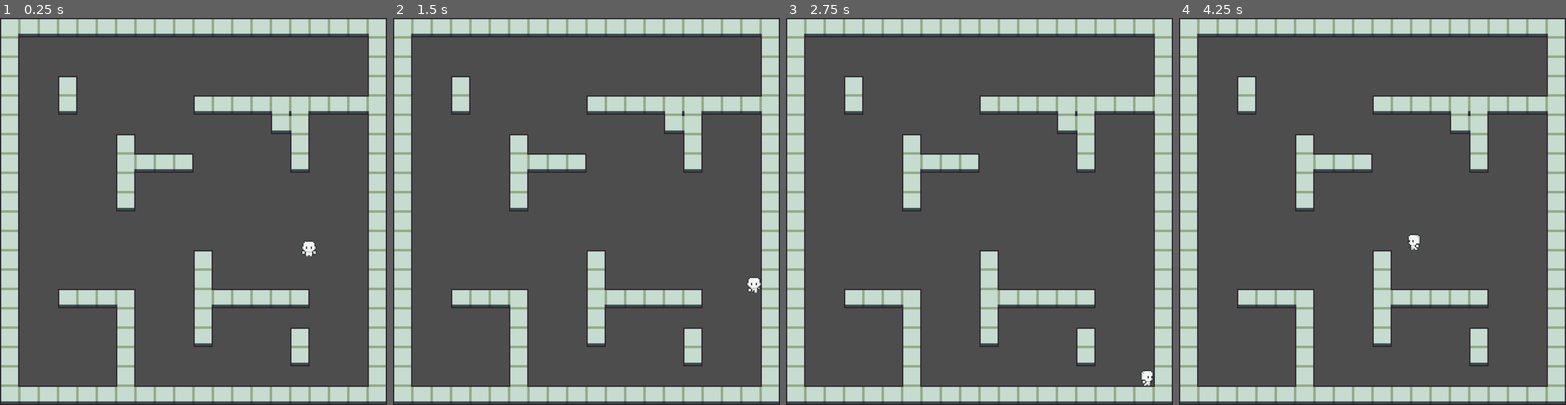
Above: before the commit, frames 1-4 (left to right).
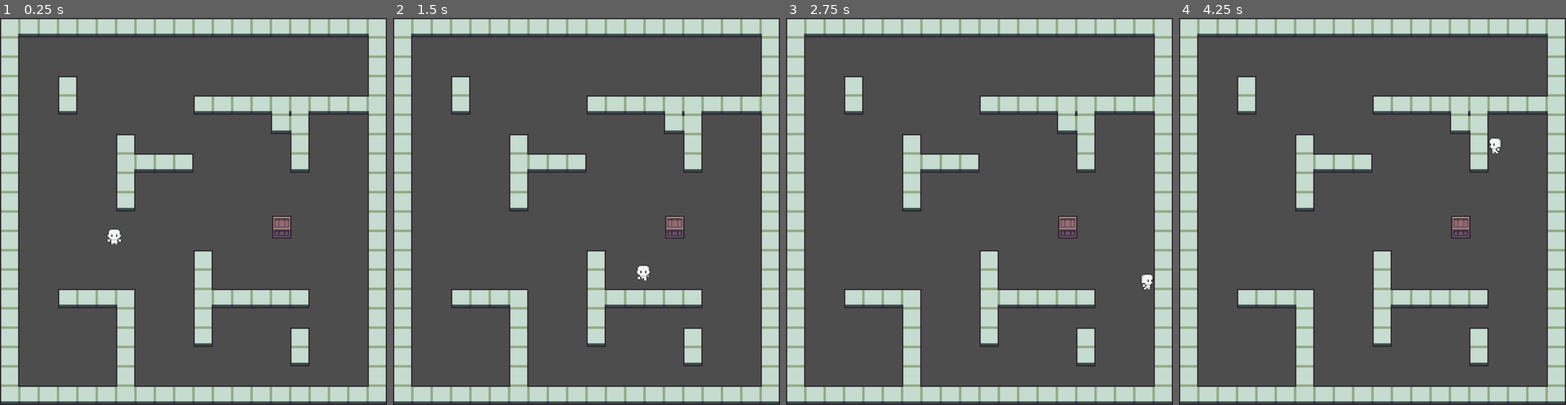
Above: after the commit, the same moments.

Repository: brunobmello25/godot-sokoban
Game: Godot game, scene res://levels/test_level.tscn
Two runs of this game, one before a commit and one after it. Both use one fixed random seed, a clock stepped at 60 frames per second and the inputs below.
Inputs:
- Up to frame 1 (0.25 s): no input
- Up to frame 2 (1.5 s): hold D (move_right) 0.53-1.28 s; hold S (move_down) from 1.28 s (still down)
- Up to frame 3 (2.75 s): release S (move_down) at 2.03 s; hold D (move_right) from 2.03 s (still down)
- Up to frame 4 (4.25 s): release D (move_right) at 2.78 s; hold W (move_up) 2.78-3.53 s; hold A (move_left) from 3.53 s (still down)

The runs differ from the first frame. In frame 1, 0.5% of the frame differs, in the area x 27-82%, y 51-62%; in frame 2, 0.5%; in frame 3, 0.5%; in frame 4, 0.5%.

Commit message:
obstacle

Diff:
--- /dev/null
+++ b/entities/obstacle.gd
@@ -0,0 +1 @@
+extends RigidBody2D
--- /dev/null
+++ b/entities/obstacle.tscn
@@ -0,0 +1,21 @@
+[gd_scene load_steps=4 format=3 uid="uid://yxqf6gg5afvu"]
+
+[ext_resource type="Script" uid="uid://dv5lxivjrtlnl" path="res://entities/obstacle.gd" id="1_70f0i"]
+[ext_resource type="Texture2D" uid="uid://dit2i2g4vf53x" path="res://assets/objects/interactables.png" id="1_yqsfx"]
+
+[sub_resource type="RectangleShape2D" id="RectangleShape2D_70f0i"]
+size = Vector2(16, 18)
+
+[node name="Obstacle" type="RigidBody2D"]
+collision_layer = 4
+collision_mask = 7
+gravity_scale = 0.0
+script = ExtResource("1_70f0i")
+
+[node name="Sprite2D" type="Sprite2D" parent="."]
+texture = ExtResource("1_yqsfx")
+region_enabled = true
+region_rect = Rect2(0, 13, 16, 19)
+
+[node name="CollisionShape2D" type="CollisionShape2D" parent="."]
+shape = SubResource("RectangleShape2D_70f0i")
--- a/entities/player.tscn
+++ b/entities/player.tscn
@@ -395,6 +395,7 @@
 }
 
 [node name="Player" type="CharacterBody2D"]
+collision_mask = 6
 script = ExtResource("1_merdl")
 
 [node name="Sprite2D" type="Sprite2D" parent="."]
--- a/levels/test_level.tscn
+++ b/levels/test_level.tscn
@@ -1,7 +1,8 @@
-[gd_scene load_steps=3 format=4 uid="uid://jgsyw5effx6d"]
+[gd_scene load_steps=4 format=4 uid="uid://jgsyw5effx6d"]
 
 [ext_resource type="PackedScene" uid="uid://dqqxvcc187oue" path="res://entities/player.tscn" id="1_46lwt"]
 [ext_resource type="TileSet" uid="uid://df2g824tn514m" path="res://levels/level-tileset.tres" id="1_x25rp"]
+[ext_resource type="PackedScene" uid="uid://yxqf6gg5afvu" path="res://entities/obstacle.tscn" id="3_gmgay"]
 
 [node name="TestLevel" type="Node2D"]
 
@@ -12,5 +13,7 @@
 tile_set = ExtResource("1_x25rp")
 
 [node name="Player" parent="." instance=ExtResource("1_46lwt")]
-position = Vector2(256, 190)
-collision_mask = 2
+position = Vector2(95, 180)
+
+[node name="Obstacle" parent="." instance=ExtResource("3_gmgay")]
+position = Vector2(233, 173)
--- a/project.godot
+++ b/project.godot
@@ -12,7 +12,7 @@
 
 config/name="Sokoban"
 run/main_scene="uid://jgsyw5effx6d"
-config/features=PackedStringArray("4.4", "Forward Plus")
+config/features=PackedStringArray("4.5", "Forward Plus")
 config/icon="res://icon.svg"
 
 [display]
@@ -50,6 +50,7 @@
 
 2d_physics/layer_1="player"
 2d_physics/layer_2="walls"
+2d_physics/layer_3="obstacles"
 
 [rendering]
 
Binary file added: assets/objects/interactables.png
Not shown, added: assets/objects/interactables.png.import
Not shown, added: entities/obstacle.gd.uid
Not shown, added: Hana Caraka - Base Character [sample].zip
Not shown, added: PuzzlePack_1.0.zip
